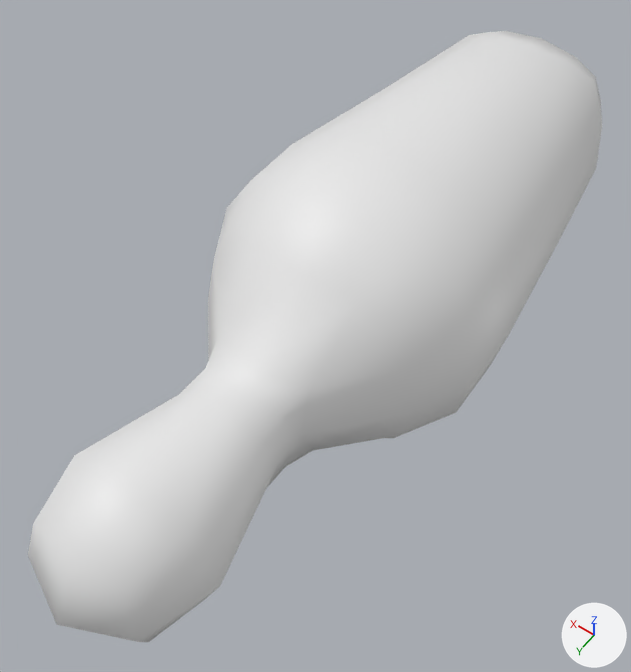
Renders of the FBX model charonsCorner/Assets/Art/models/props/giant_bowling_alley_pin/giant_bowling_alley_pin.fbx from each side of a commit.
Camera for both pictures: a 50 mm lens placed at (-2.08, 5.95, 4.6), pointed at (0.07, 2.95, -0.12). Every picture has the same lights, and +X, +Y and +Z are marked at lower right. The picture after the commit comes second. Where no turn or scale is listed for an object, it has been applied to the vertices.

The older version as bpy lines, for what is in view:
```python
me_giant_bowling_alley_pin = bpy.data.meshes.new('giant_bowling_alley_pin')
me_giant_bowling_alley_pin.from_pydata(...)  # 137 vertices, 129 faces; spans x -1.03..1.04, y 0.0..5.4, z -1.03..1.04
ob_geo_giant_bowling_alley_pin = bpy.data.objects.new('geo_giant_bowling_alley_pin', me_giant_bowling_alley_pin)
ob_geo_giant_bowling_alley_pin.location = (0.0, 0.0, 0.0)
```
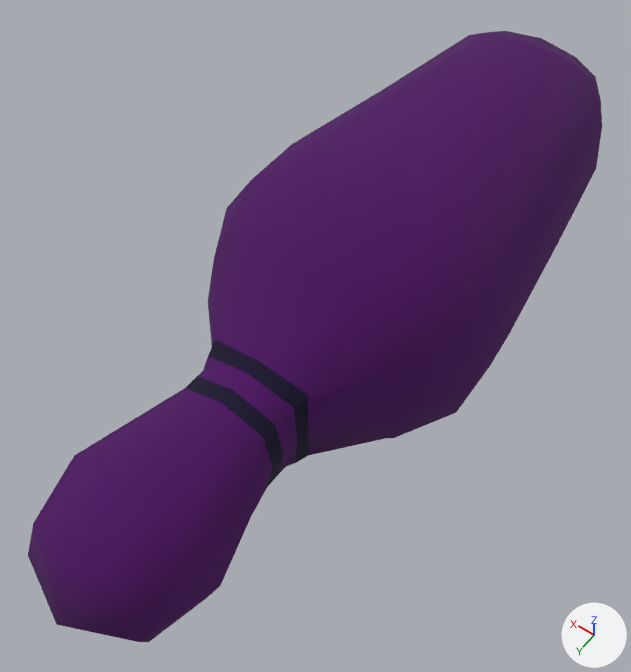
The newer file is also turned or shifted as a whole; pictures and numbers use the older file's frame.

Pixel boxes [x1, y1, x2, y2] of what changed, in the pictures (631 x 672 px):
part 1 of me_giant_bowling_alley_pin, reshaped: [74, 226, 409, 586] in both
part 2 of me_giant_bowling_alley_pin, recoloured (white to purple): [28, 31, 602, 642] in both

Patch to the scene script:
```diff
--- a/charonsCorner/Assets/Art/models/props/giant_bowling_alley_pin/giant_bowling_alley_pin.fbx.py
+++ b/charonsCorner/Assets/Art/models/props/giant_bowling_alley_pin/giant_bowling_alley_pin.fbx.py
@@ img_giant_bowling_alley_pin_texture_png @@
+img_giant_bowling_alley_pin_texture_png = load_image('giant_bowling_alley_pin_texture.png', '_unpacked/giant_bowling_alley_pin_texture.png', 1024, 1024, 'sRGB')
@@ mat_material @@
+mat_material = principled_material('Material')
+mat_material.texture = img_giant_bowling_alley_pin_texture_png  # with its transparency
+mat_material.roughness = 1.0
@@ me_giant_bowling_alley_pin @@
 # used by ob_geo_giant_bowling_alley_pin; location = (0.0, 0.0, 0.0)
-me_giant_bowling_alley_pin.from_pydata(...)  # 137 vertices, 129 faces; spans x -1.03..1.04, y 0.0..5.4, z -1.03..1.04
+me_giant_bowling_alley_pin.from_pydata(...)  # 153 vertices, 145 faces; spans x -1.03..1.04, y 0.0..5.4, z -1.03..1.04
+# me_giant_bowling_alley_pin part 1
+# 16 faces are deleted
+# 7 vertices in x -0.31..0.39, y 3.68..4.04, z -0.4..0.4 move by (0.0, -0.05, 0.0)
+# 4 vertices in x -0.36..0.34, y 3.58, z -0.35..0.35 move by (0.0, 0.05, 0.0)
+# 3 vertices in x -0.01..0.39, y 3.92, z -0.39..0.39 move by (0.0, 0.07, 0.0)
+# 2 vertices move from x -0.36, y 3.69..3.91, z 0.0 to x -0.36, y 3.63..3.99, z 0.0
+# 8 vertices are added at x -0.36..0.39, y 3.74, z -0.39..0.4
+# 8 new vertices lie (0.0, -0.11, 0.0) away from vertices in x -0.36..0.39, y 3.91..4.04, z -0.39..0.39
+# 32 new faces join them
+# me_giant_bowling_alley_pin part 2: 113 faces spanning x -1.03..1.04, y 0.0..5.4, z -1.03..1.04 switch from no material to mat_material (picture img_giant_bowling_alley_pin_texture_png)
```
